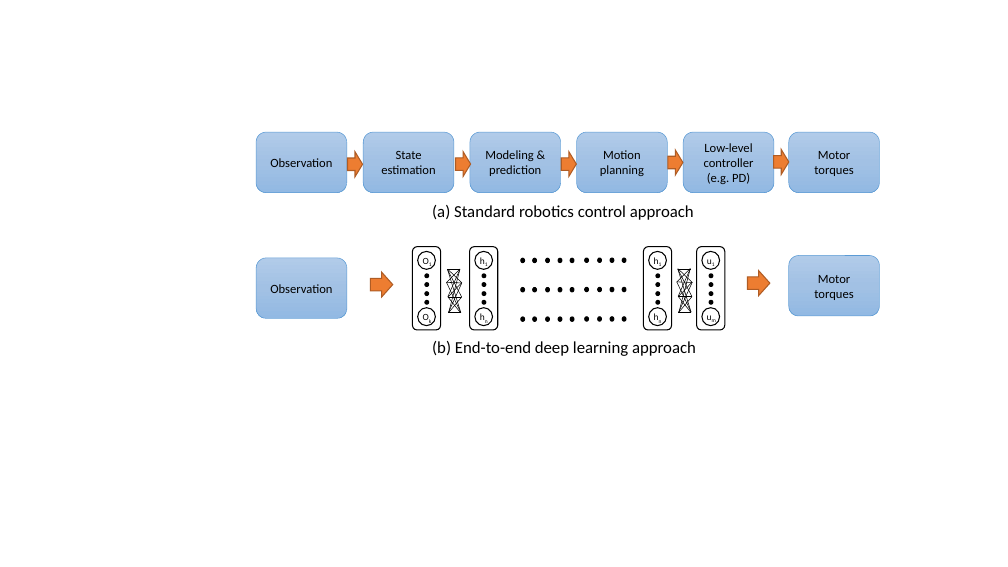
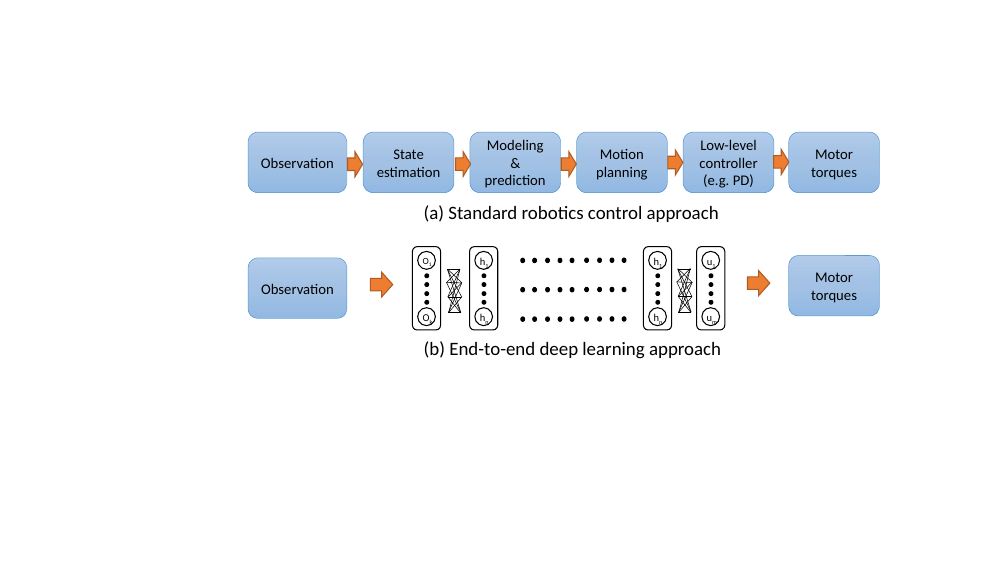
Before and after one commit to heechul/picar, a slide deck: slide 1 of paper/figs/endtoend_redrawn.pptx. Drawn at 1008x567 pixels with LibreOffice and Linux fonts; fonts in the diff are those of the drawing. Boxes give left, top, right and bottom in pixels: in the first picture for what was removed or moved away, otherwise in the second. Text is boxed around its words. In the diff, an @@ line names an element or a change of style, - is before the commit and + after.

```diff
--- a/paper/figs/endtoend_redrawn.pptx
+++ b/paper/figs/endtoend_redrawn.pptx
@@ rounded rectangle "Observation": place and size @@
-rounded rectangle "Observation" at box(256, 132, 347, 193)
+rounded rectangle "Observation" at box(248, 132, 347, 193)
@@ text "(a) Standard robotics control approach": place and size @@
-text "(a) Standard robotics control approach" at box(432, 205, 694, 220)
+text "(a) Standard robotics control approach" at box(424, 205, 719, 222)
@@ text "(a) Standard robotics control approach" at box(424, 205, 719, 222): size 16 to 18 pt @@
@@ size 12 to 14 pt in 8 elements at box(470, 132, 561, 193), box(577, 132, 668, 193), box(364, 132, 454, 193), box(684, 132, 774, 193), box(789, 132, 879, 193), box(789, 256, 879, 316), box(248, 132, 347, 193), box(248, 258, 347, 318) @@
@@ rounded rectangle "Observation": place and size @@
-rounded rectangle "Observation" at box(256, 258, 347, 318)
+rounded rectangle "Observation" at box(248, 258, 347, 318)
@@ size 9 to 10 pt in 7 elements at box(699, 308, 728, 328), box(415, 308, 440, 328), box(473, 252, 498, 272), box(473, 308, 498, 328), box(647, 308, 671, 328), box(647, 252, 671, 272), box(699, 252, 724, 272) @@
@@ text "(b) End-to-end deep learning approach" at box(424, 341, 721, 359): size 16 to 18 pt @@
@@ text "(b) End-to-end deep learning approach": place and size @@
-text "(b) End-to-end deep learning approach" at box(432, 341, 696, 356)
+text "(b) End-to-end deep learning approach" at box(424, 341, 721, 359)
```
Also in this commit, not shown: 1 other file.
